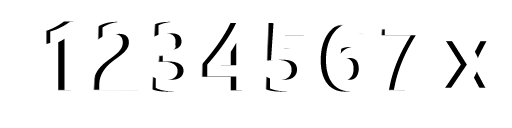
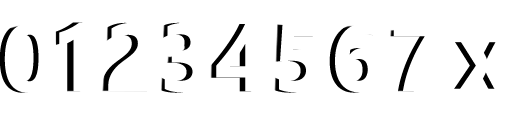
Layer changes from the first 512x128 image to the second:
painted on "numeros" over [0, 21, 496, 93]
